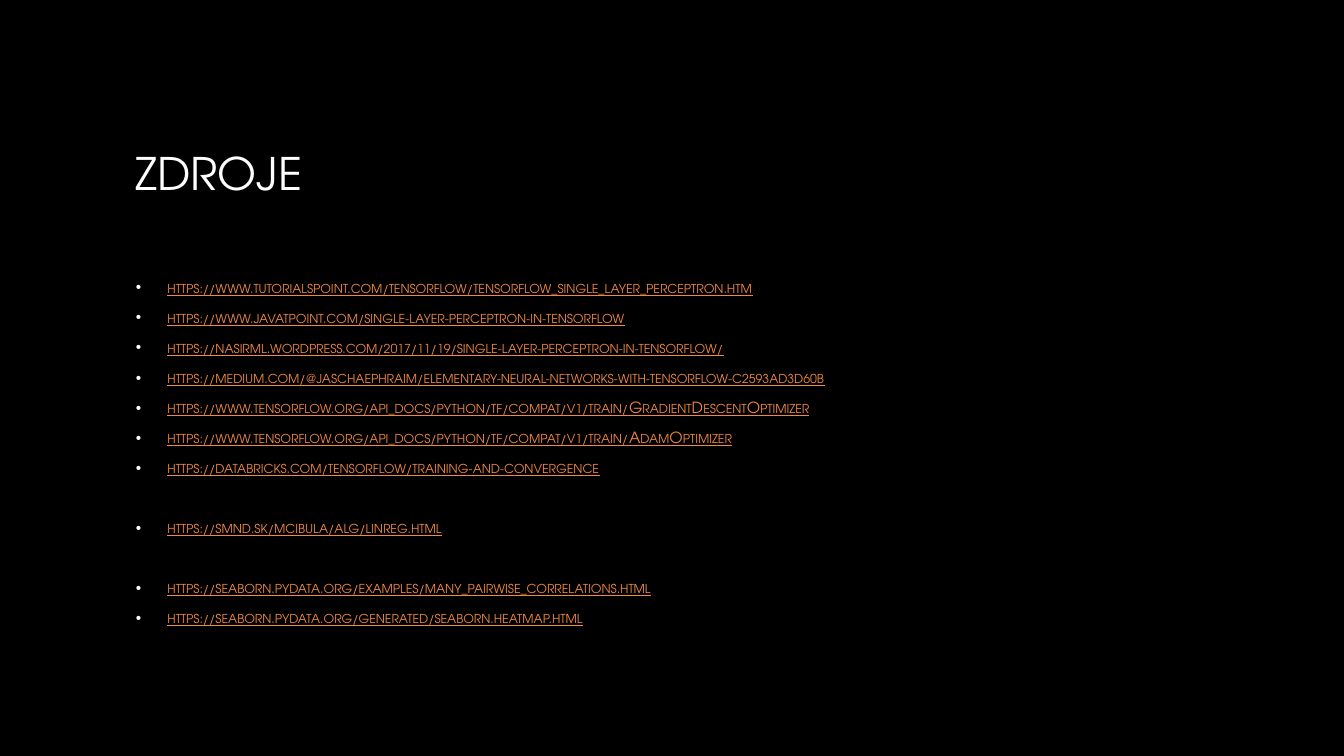
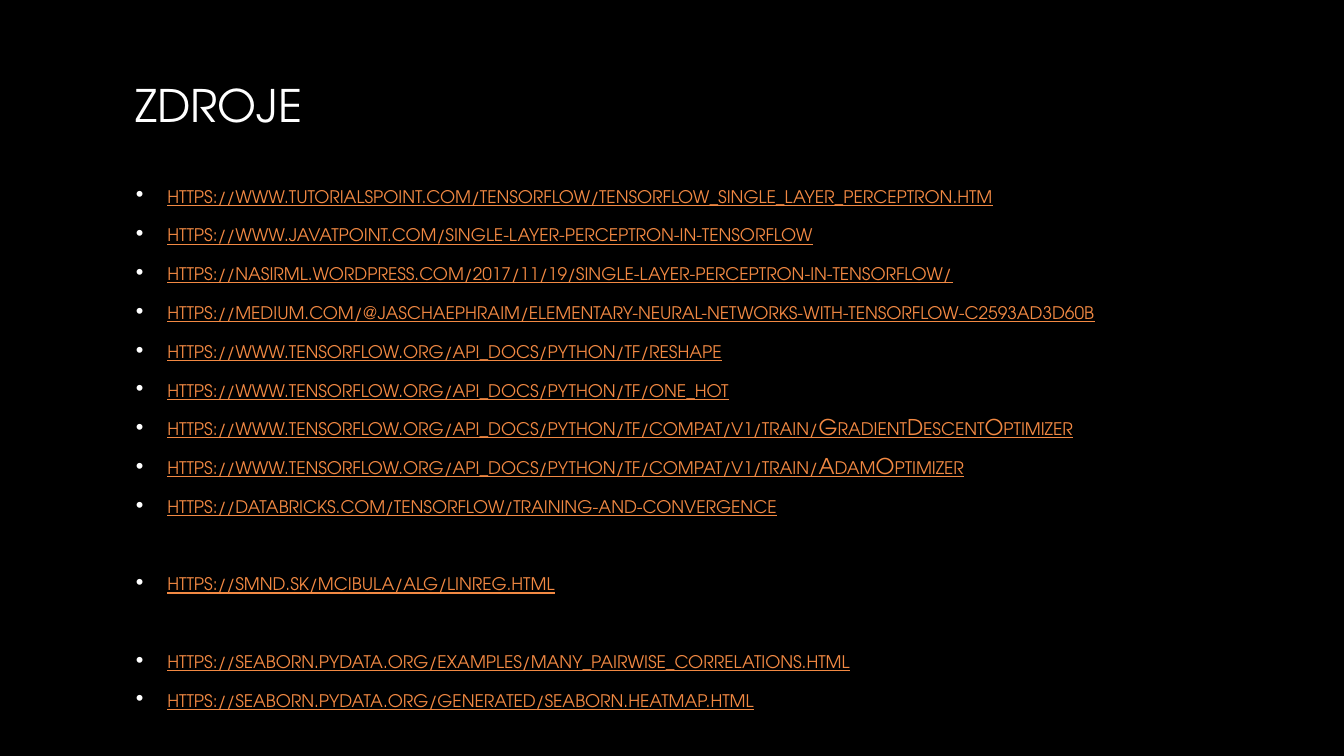
Before and after one commit to MatusVas/Vas_NS2019, a slide deck: slide 16 of Zoo Animal Classification.pptx (slide 13 before the commit). Drawn at 1344x756 pixels with LibreOffice and Linux fonts; fonts in the diff are those of the drawing; background and template pictures are left out. Boxes give left, top, right and bottom in pixels: in the first picture for what was removed or moved away, otherwise in the second. Text is boxed around its words. In the diff, an @@ line names an element or a change of style, - is before the commit and + after.

```diff
--- a/Zoo Animal Classification.pptx
+++ b/Zoo Animal Classification.pptx
@@ title "ZDROJE": place and size @@
-title "ZDROJE" at bbox=[136, 156, 303, 191]
+title "ZDROJE" at bbox=[136, 88, 303, 123]
@@ text "https://www.tutorialspoint.com/tensorflow/tensorflow_single_ ...": place and size @@
-text "https://www.tutorialspoint.com/tensorflow/tensorflow_single_ ..." at bbox=[167, 283, 824, 626]
+text "https://www.tutorialspoint.com/tensorflow/tensorflow_single_ ..." at bbox=[167, 190, 1094, 710]
@@ text at bbox=[167, 190, 1094, 710]: size 11 to 15.5 pt in "https://www.tutorialspoint.com/tensorflow/tensorflow_single_ ...", "https://www.javatpoint.com/single-layer-perceptron-in-tensor ...", "https://nasirml.wordpress.com/2017/11/19/single-layer-percep ...", "https://medium.com/@jaschaephraim/elementary-neural-networks ..." and 6 more places @@
@@ text at bbox=[167, 345, 728, 400]: paragraphs added @@
+• https://www.tensorflow.org/api_docs/python/tf/reshape
+• https://www.tensorflow.org/api_docs/python/tf/one_hot
```
Also in this commit, not shown: 2 other slides changed, 5 slides added, 1 slide removed.
